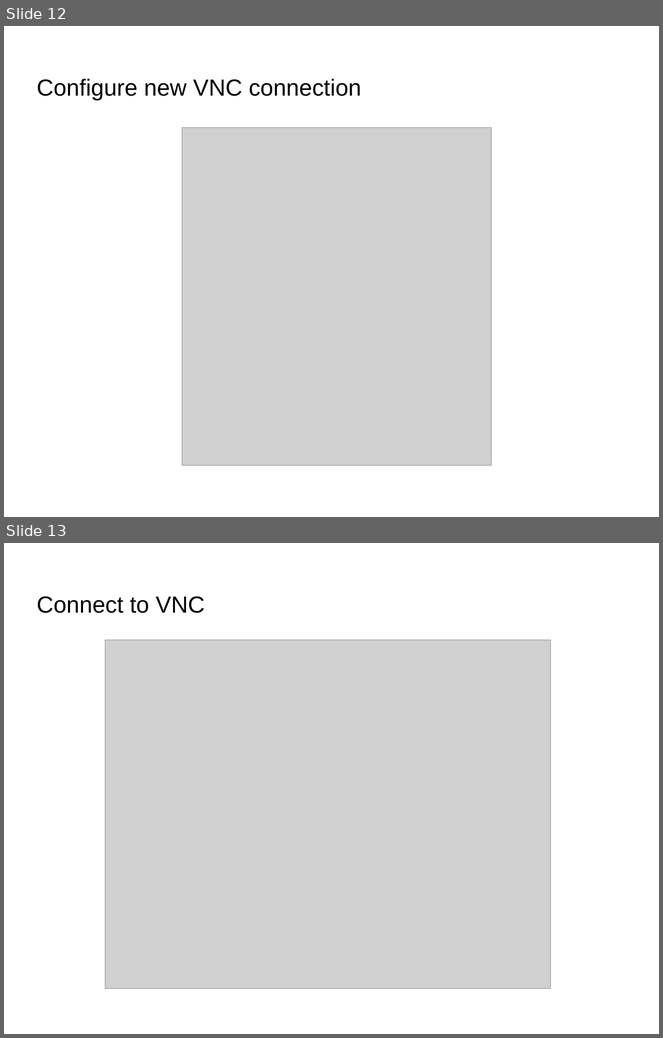
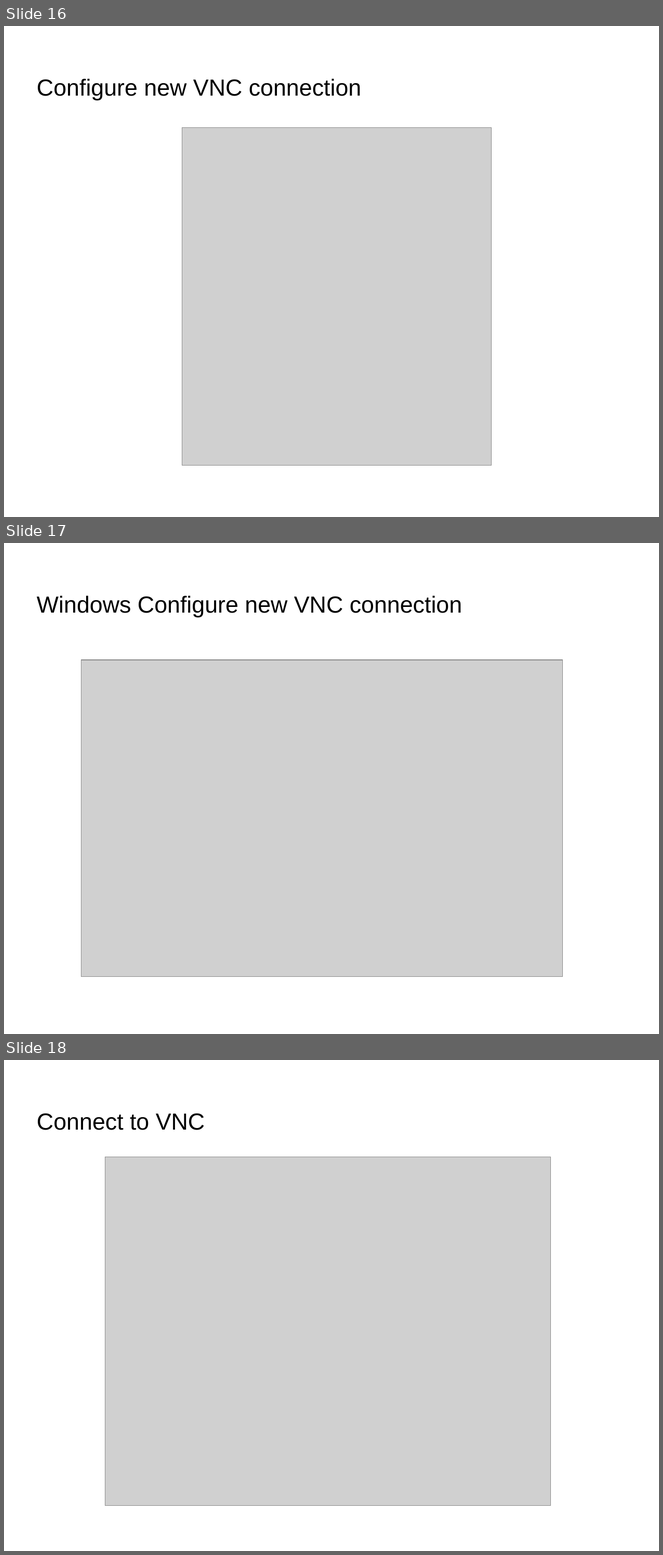
Before and after one commit to Oflameo/sshvnc_ws, a slide deck: doc/sshvnc.odp. Shown one above the other, each under a label of ours: slides 12 and 13 before the commit, slides 16, 17 and 18 after it. The pictures are 663x1038 and 663x1555 pixels, drawn with LibreOffice and Linux fonts; fonts in the diff are those of the drawing; grey boxes stand for pictures; background and template pictures are left out. Boxes give left, top, right and bottom in pixels: in the first picture for what was removed or moved away, otherwise in the second. Text is boxed around its words. In the diff, an @@ line names an element or a change of style, - is before the commit and + after.

```diff
--- a/doc/sshvnc.odp
+++ b/doc/sshvnc.odp
@@ slide 17 added at [4,543,659,1034], background picture (left out) @@
@@ title added at [37,596,462,617], 28.2 pt, text #000000 @@
+Windows Configure new VNC connection
@@ picture added at [81,660,563,977] @@
@@ what was slide 12 is now slide 16 @@
@@ what was slide 13 is now slide 18 @@
```
Also in this commit, not shown: 4 slides changed, 6 other slides added, 5 other files.
